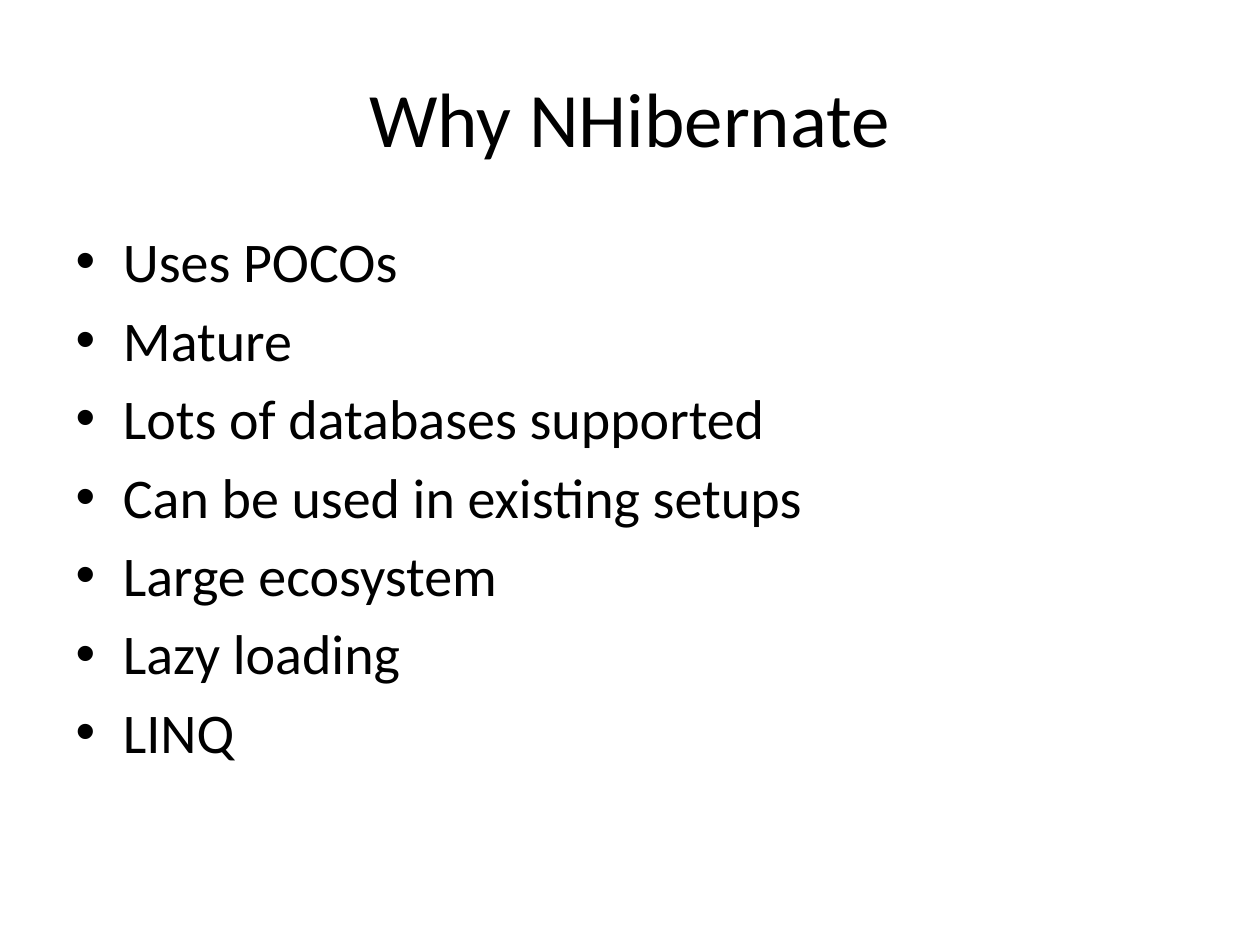
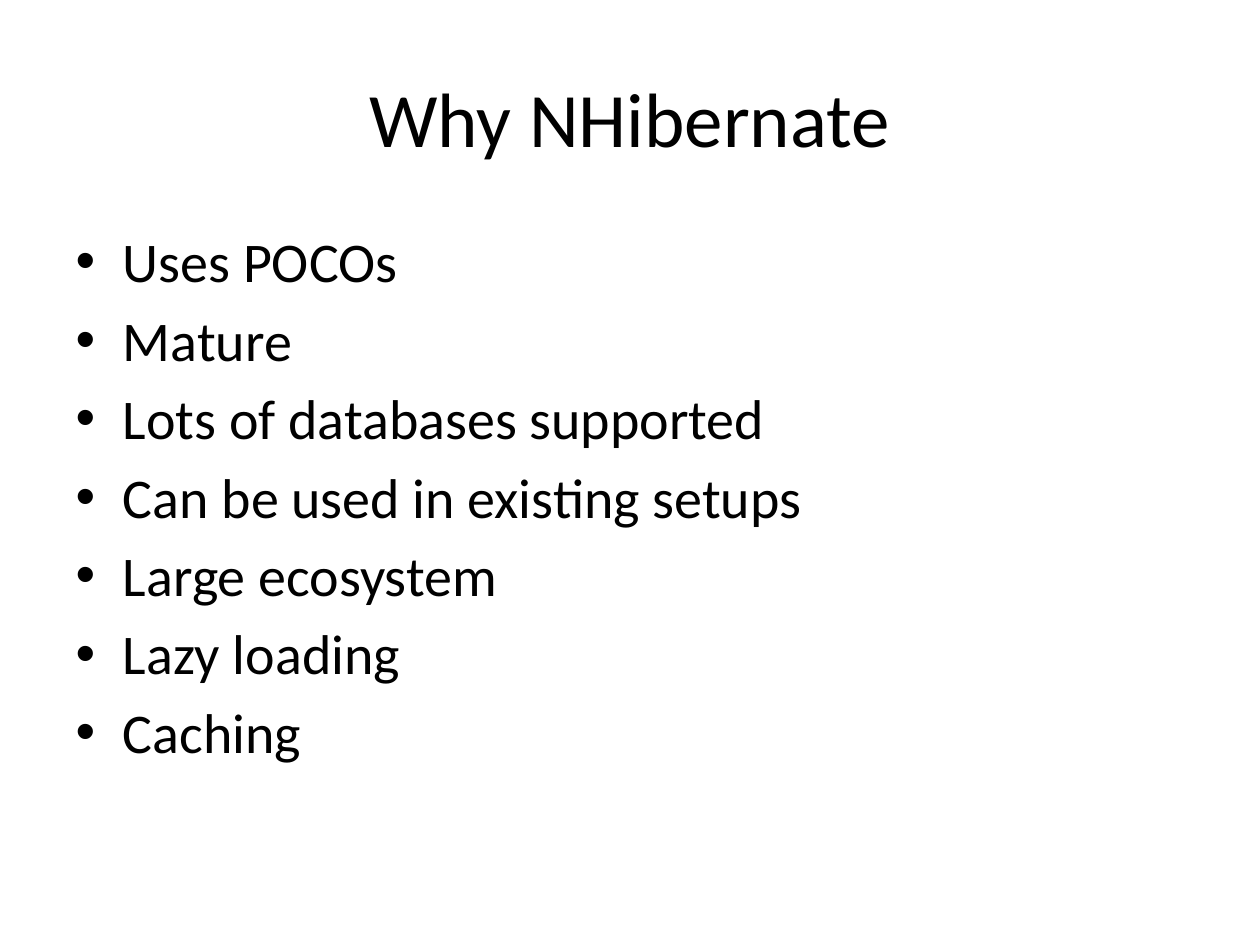
Before and after one commit to chripede/mow2011, a slide deck: slide 3 of Getting started with NHibernate.pptx. Drawn at 1260x945 pixels with LibreOffice and Linux fonts; fonts in the diff are those of the drawing. Boxes give left, top, right and bottom in pixels: in the first picture for what was removed or moved away, otherwise in the second. Text is boxed around its words. In the diff, an @@ line names an element or a change of style, - is before the commit and + after.

```diff
--- a/Getting started with NHibernate.pptx
+++ b/Getting started with NHibernate.pptx
@@ text at box(123, 714, 301, 763): text changed @@
-• LINQ
+• Caching
```
Also in this commit, not shown: 1 other slide changed, 2 slides added.
